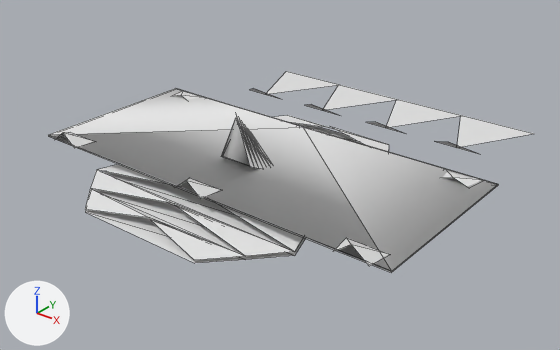
An edit to the OBJ model GameData/Meshes/Ships/solari/bomber_heavy.obj, drawn before and after from the same camera.
Before and after are seen from a camera (50 mm lens) standing at (6.04, -7.08, 4.47) and looking at (0.36, 0.02, 0.06). Lighting does not change. The marker at lower left points along +X, +Y and +Z. The older version comes first. Mesh edges are drawn as thin lines. Where no turn or scale is listed for an object, it has been applied to the vertices. Vertices at exactly the same position are counted once.

In view in the first picture: 'bomber_heavy'.
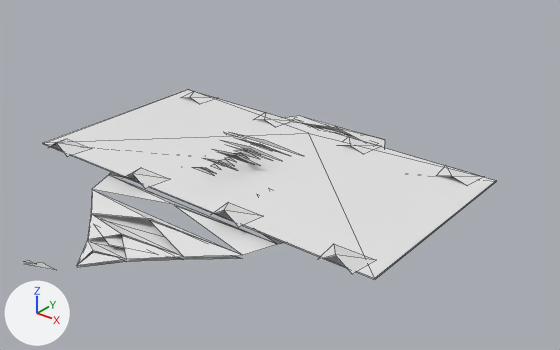
Changed parts and their boxes [x1, y1, x2, y2] in the pictures (560 x 350 px; the box of a moved part takes in the faces that stretch with it):
'bomber_heavy', reshaped
    before: [48, 71, 534, 273]
    after: [24, 89, 496, 280]
part 1 of me_bomber_heavy, moved or reshaped
    before: [172, 91, 203, 100]
    after: [182, 91, 218, 103]
part 2 of me_bomber_heavy, moved or reshaped
    before: [298, 125, 329, 135]
    after: [257, 112, 294, 125]
part 3 of me_bomber_heavy, moved or reshaped
    before: [442, 169, 483, 187]
    after: [342, 137, 382, 152]
part 4 of me_bomber_heavy, moved or reshaped
    before: [334, 238, 389, 266]
    after: [438, 165, 484, 185]
part 5 of me_bomber_heavy, moved or reshaped
    before: [55, 132, 93, 148]
    after: [50, 139, 91, 157]
part 6 of me_bomber_heavy, moved or reshaped
    before: [176, 178, 220, 199]
    after: [124, 168, 169, 189]
part 7 of me_bomber_heavy, added
    after: [212, 202, 262, 227]
part 8 of me_bomber_heavy, added
    after: [319, 244, 376, 274]
part 9 of me_bomber_heavy, rebuilt
    before: [48, 88, 498, 273]
    after: [43, 89, 496, 278]
part 10 of me_bomber_heavy, deleted
    before: [250, 71, 534, 154]
part 11 of me_bomber_heavy, reshaped
    before: [85, 115, 389, 263]
    after: [24, 116, 385, 270]
part 12 of me_bomber_heavy, added
    after: [43, 99, 496, 280]

Edits to the bpy script that builds the scene:
```text
Change me_bomber_heavy:
    used by ob_bomber_heavy; location = (0.0, 0.0, 0.0)
    remove me_bomber_heavy.from_pydata(...)  # 167 vertices, 115 faces; spans x -2.8..2.8, y -2.13..3.58, z 0.0..0.98
    add me_bomber_heavy.from_pydata(...)  # 334 vertices, 152 faces; spans x -2.71..2.71, y -3.57..1.93, z 0.0..0.73
    me_bomber_heavy part 1: the loose piece of 5 vertices spanning x -2.63..-2.07, y 0.92..1.25, z 0.21..0.29 is scaled about the mesh origin by (0.968, 1.13, 0.821)
    me_bomber_heavy part 2: the loose piece of 5 vertices spanning x -0.28..0.28, y 0.92..1.25, z 0.21..0.29 is scaled about its middle by (0.968, 1.13, 0.821), then moved by (-0.76, 0.14, -0.04)
    me_bomber_heavy part 3: the loose piece of 5 vertices spanning x 2.07..2.63, y 0.92..1.25, z 0.21..0.29 is scaled about its middle by (0.968, 1.13, 0.821), then moved by (-1.59, 0.14, -0.04)
    me_bomber_heavy part 4: the loose piece of 5 vertices spanning x 2.07..2.63, y -1.31..-0.98, z 0.21..0.39 is scaled about its middle by (0.968, 1.13, 0.359), then moved by (-0.08, 2.38, -0.09)
    me_bomber_heavy part 5: the loose piece of 5 vertices spanning x -2.63..-2.07, y -1.31..-0.98, z 0.21..0.39 is scaled about the mesh origin by (0.968, 1.13, 0.821)
    me_bomber_heavy part 6: the loose piece of 5 vertices spanning x -0.28..0.28, y -1.31..-0.98, z 0.21..0.39 is scaled about its middle by (0.968, 1.13, 0.821), then moved by (-0.76, -0.15, -0.05)
    me_bomber_heavy part 7: the loose piece of 5 vertices spanning x -0.28..0.28, y -1.31..-0.98, z 0.21..0.39 is copied, and the copy is scaled about its middle by (0.968, 1.13, 0.821), then moved by (0.76, -0.15, -0.05); it spans x 0.49..1.03, y -1.49..-1.12, z 0.18..0.32
    me_bomber_heavy part 8: the loose piece of 5 vertices spanning x 2.07..2.63, y -1.31..-0.98, z 0.21..0.39 is copied, and the copy is scaled about the mesh origin by (0.968, 1.13, 0.821); it spans x 2.01..2.55, y -1.49..-1.12, z 0.18..0.32
    me_bomber_heavy part 9: the loose piece of 9 vertices spanning x -2.8..2.8, y -1.25..1.25, z 0.2..0.33 is rebuilt with 5 vertices and now spans x -2.71..2.71, y -1.41..1.41, z 0.18..0.2
    me_bomber_heavy part 10: 8 loose pieces with 24 vertices, spanning x -2.34..2.34, y 1.96..3.58, z 0.0..0.25, are deleted
    me_bomber_heavy part 11: 103 vertices removed from x -1.66..1.66, y -2.13..1.81, z 0.0..0.98; 284 vertices added at x -1.92..1.92, y -3.57..1.93, z 0.0..0.73
    me_bomber_heavy part 12: 4 vertices added at x -2.71..2.71, y -1.41..1.41, z 0.16
```
